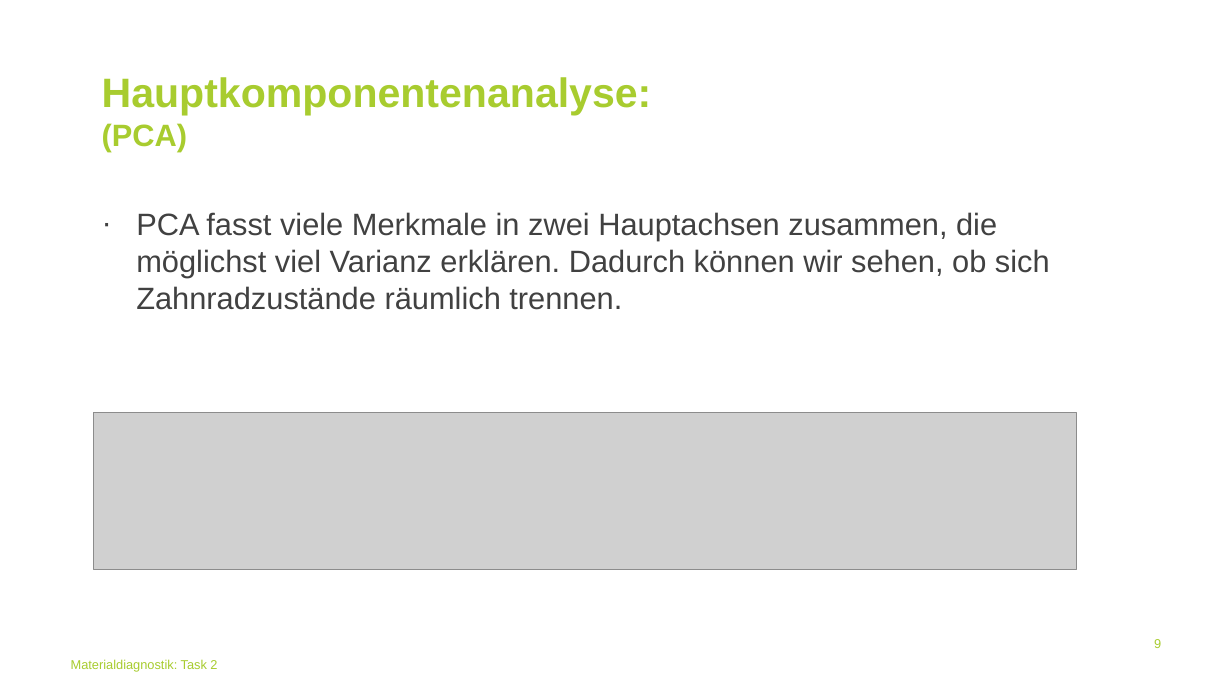
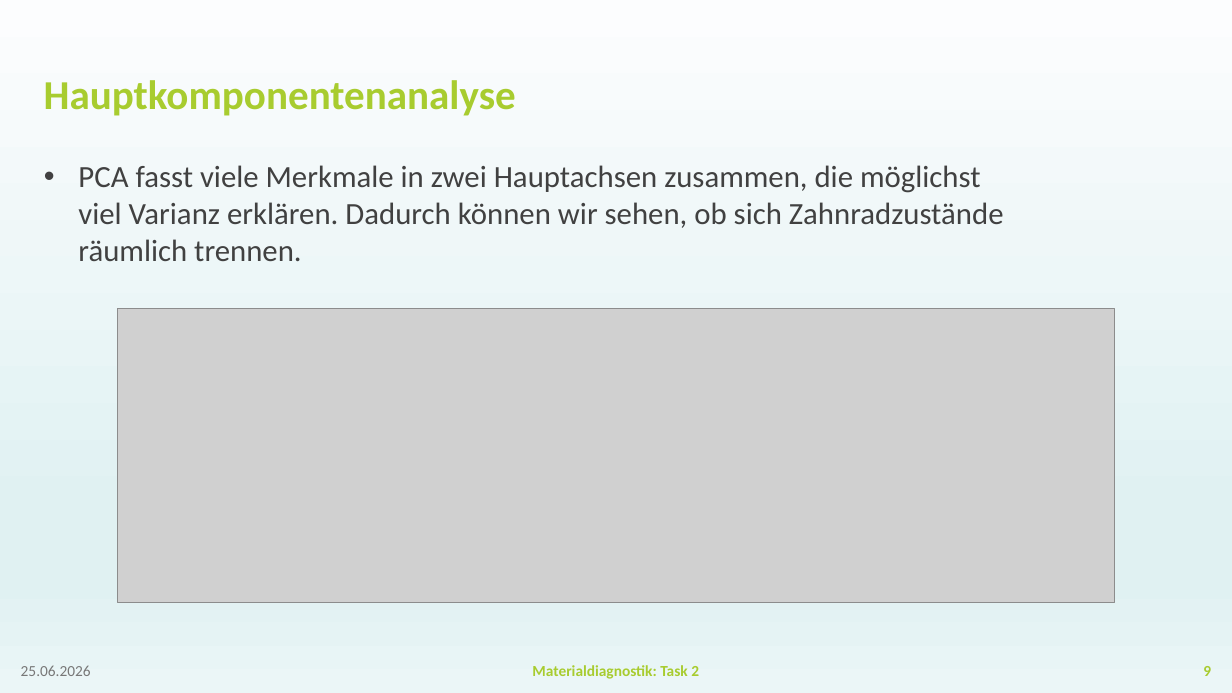
Before and after one commit to BGielczynski/AI_diagnostics, a slide deck: slide 9 of Task_2/Task2Powerpoint.pptx. Drawn at 1232x693 pixels with LibreOffice and Linux fonts; fonts in the diff are those of the drawing; grey boxes stand for pictures; background and template pictures are left out. Boxes give left, top, right and bottom in pixels: in the first picture for what was removed or moved away, otherwise in the second. Text is boxed around its words. In the diff, an @@ line names an element or a change of style, - is before the commit and + after.

```diff
--- a/Task_2/Task2Powerpoint.pptx
+++ b/Task_2/Task2Powerpoint.pptx
@@ background #FFFFFF to gradient #FCFDFE to #E0F1F2 to #EBF6F7 @@
@@ title "Hauptkomponentenanalyse" at (x1=44, y1=80, x2=516, y2=116): vertical alignment top to middle @@
@@ title at (x1=44, y1=80, x2=516, y2=116): text changed; font Arial to Calibri @@
-Hauptkomponentenanalyse:
-(PCA)
+Hauptkomponentenanalyse
@@ text "PCA fasst viele Merkmale in ..." moved from (x1=136, y1=212, x2=1050, y2=310) to (x1=78, y1=165, x2=1004, y2=261) @@
@@ text "PCA fasst viele Merkmale in ..." at (x1=78, y1=165, x2=1004, y2=261): font Arial to Calibri; bullet · to • @@
@@ picture resized from (x1=94, y1=413, x2=1077, y2=569) to (x1=117, y1=308, x2=1115, y2=603) @@
@@ text removed at (x1=71, y1=659, x2=217, y2=672) @@
-Materialdiagnostik: Task 2
@@ page number moved from (x1=1154, y1=639, x2=1161, y2=648) to (x1=1203, y1=666, x2=1211, y2=676) @@
@@ page number at (x1=1203, y1=666, x2=1211, y2=676): size 10 to 12 pt, font Arial to Calibri, bold on; vertical alignment top to middle @@
@@ text added at (x1=21, y1=666, x2=91, y2=676), 12 pt, text #797979 @@
+25.06.2026
@@ text added at (x1=532, y1=665, x2=699, y2=679), 12 pt, text #A8CC2F, bold @@
+Materialdiagnostik: Task 2
```
Also in this commit, not shown: 13 other slides changed, 4 slides added, 4 slides removed, 1 other file.
